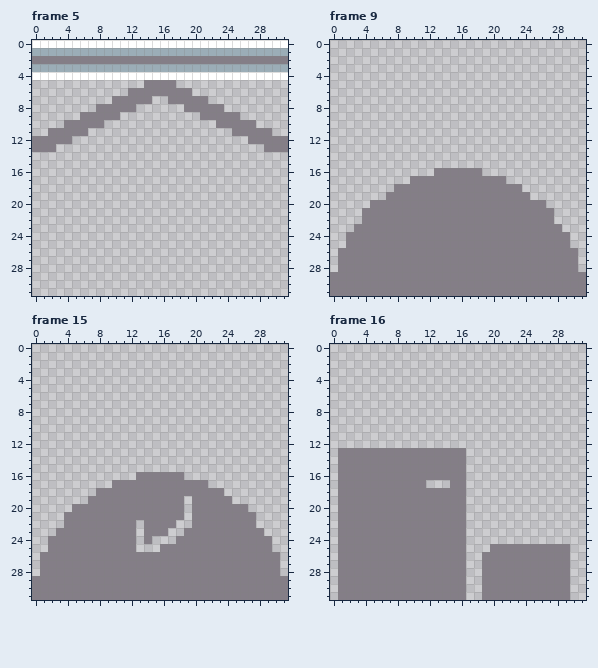
A pixel-art file gets an edit: art/tiles.ase. The picture above is the old version.
32x32 pixels, 64 frames. Shown: frame 5, frame 9, frame 15, frame 16. The commit also changed other frames, which this record leaves out.
And afterwards:
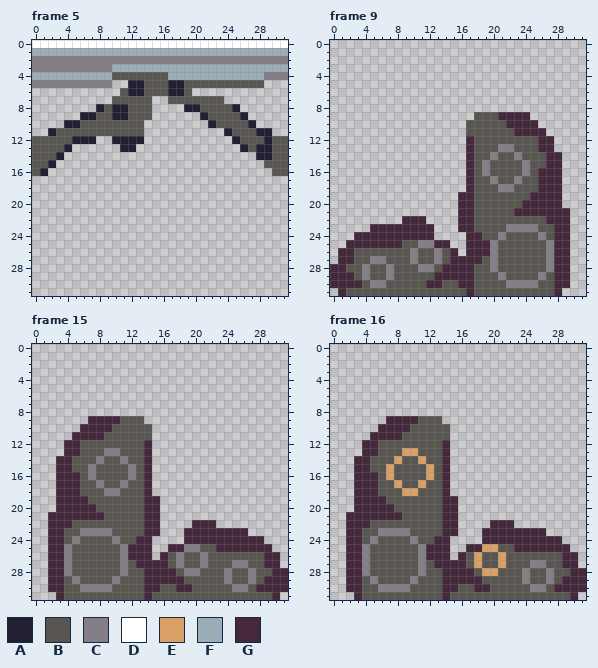
Palette (. is transparent): A #222034  B #595652  C #847e87  D #ffffff  E #d9a066  F #9badb7  G #45283c
What changed:
Changed rows in their new state; - is an unchanged pixel.
Frame 5:
first column x 0:
 3 CCCCCCCCCC----------------------
 4 FFFFFFFFFFBBBBBBBFFFFFFFFFFFFCCC
 5 CCCCCCCCCC--AABBBAABBBBBBBBBB---
 6 -----------BAABBBAAB------------
 7 ----------BBBBB--BBBBBBB--------
 8 --------ABAABBB----AABBBBA------
 9 ------AABBAABBB------ABBBBA-----
10 ----AABBBBBBBB--------ABBBBA----
11 --ABBBBBBBBBBB----------ABBBAA--
12 BBBBBAAA--AAAA-----------ABBBABB
13 BBBBA------AA-------------ABAABB
14 BBBA------------------------AABB
15 BBA--------------------------BBB
16 BA----------------------------BB
Frame 9:
first column x 0:
 9 ------------------BBBGGGG-------
10 -----------------BBBBBGGGG------
11 -----------------BBBBBBGGGG-----
12 -----------------GBBBBBBBBGG----
13 -----------------GBBBCCBBBGG----
14 -----------------GBBCBBCBBBGG---
15 -----------------GBCBBBBCBBGG---
16 -------------....GBCBBBBCBGGG---
17 ----------.......GBB-BBCBBGGG---
18 --------.........GBBB--BBBGGG---
19 -------.........GGBBBBBBBGGGG---
20 -----...........GGBBBBBBGGGGG---
21 ----............GGBBBBBGGGGGGG--
22 ----.....GGG....GGBBBBBBBBBGGG--
23 ---..GGGGGGGG...GGBBBB----BBGG--
24 --.GGGGGGGGGG....GGBB-BBBB-BGG--
25 --GGGGGGGBB--GG..GGG-BBBBBB-GG--
26 -GGBBBBBBB-BB-BG.GGG-BBBBBB-GG.-
27 -GGBB--BBB-BB-BGGGGB-BBBBBB-GG.-
28 GGBB-BB-BBB--BGGGGBB-BBBBBB-GG.-
29 GGGB-BB-BBBBBGGGGGBBB-BBBB-BGG..
30 GGGGB--BBBBBGGBBGGBBBB----BBGG..
31 .GBBBBBBBBBBBBBBBGBBBBBBBBBBG...
Frame 15:
first column x 0:
 9 -------GGGGBBB------------------
10 ------GGGGBBBBB-----------------
11 -----GGGGBBBBBB-----------------
12 ----GGBBBBBBBBG-----------------
13 ----GGBBBCCBBBG-----------------
14 ---GGBBBCBBCBBG-----------------
15 ---GGBBCBBBBCBG-----------------
16 ---GGGBCBBBBCBG....-------------
17 ---GGGBBCBB-BBG.......----------
18 ---GGGBBB--BBBG.........--------
19 ---GGGGBBBBBBBGG...-.....-------
20 ---GGGGGBBBBBBGG...-.......-----
21 --GGGGGGGBBBBBGG...-........----
22 --GGGBBBBBBBBBGG..--GGG.....----
23 --GGBB----BBBBGG.--GGGGGGGG..---
24 --GGB-BBBB-BBGG---.GGGGGGGGGG.--
25 --GG-BBBBBB-GGG-.GG--BBGGGGGGG--
26 -.GG-BBBBBB-GGG.GB-BB-BBBBBBBGG-
27 -.GG-BBBBBB-BGGGGB-BB-BBB--BBGG-
28 -.GG-BBBBBB-BBGGGGB--BBB-BB-BBGG
29 ..GGB-BBBB-BBBGGGGGBBBBB-BB-BGGG
30 ..GGBB----BBBBGGBBGGBBBBB--BGGGG
31 ...GBBBBBBBBBBGBBBBBBBBBBBBBBBG.
Frame 16:
first column x 1:
 9 ------GGGGBBB------------------
10 -----GGGGBBBBB-----------------
11 ----GGGGBBBBBB-----------------
12 ---GGBBBBBBBBG-----------------
13 ...GGBBBEEBBBG..---------------
14 ..GGBBBEBBEBBG..---------------
15 ..GGBBEBBBBEBG..---------------
16 ..GGGBEBBBBEBG..---------------
17 ..GGGBBEBBEBBG..---------------
18 ..GGGBBBEEBBBG..---------------
19 ..GGGGBBBBBBBGG.---------------
20 ..GGGGGBBBBBBGG.---------------
21 .GGGGGGGBBBBBGG.---------------
22 .GGGBBBBBBBBBGG.---GGG---------
23 .GGBB----BBBBGG.--GGGGGGGG-----
24 .GGB-BBBB-BBGG..--GGGGGGGGGG---
25 .GG-BBBBBB-GGG..GGEEBBGGGGGGG--
26 .GG-BBBBBB-GGG.GBEBBEBBBBBBBGG-
27 .GG-BBBBBB-BGGGGBEBBEBBB--BBGG-
28 .GG-BBBBBB-BBGGGGBEEBBB-BB-BBGG
29 .GGB-BBBB-BBBGGGGGBBBBB-BB-BGGG
30 .GGBB----BBBBGGBBGGBBBBB--BGGGG
31 ..GBBBBBBBBBBGBBBBBBBBBBBBBBBG-
